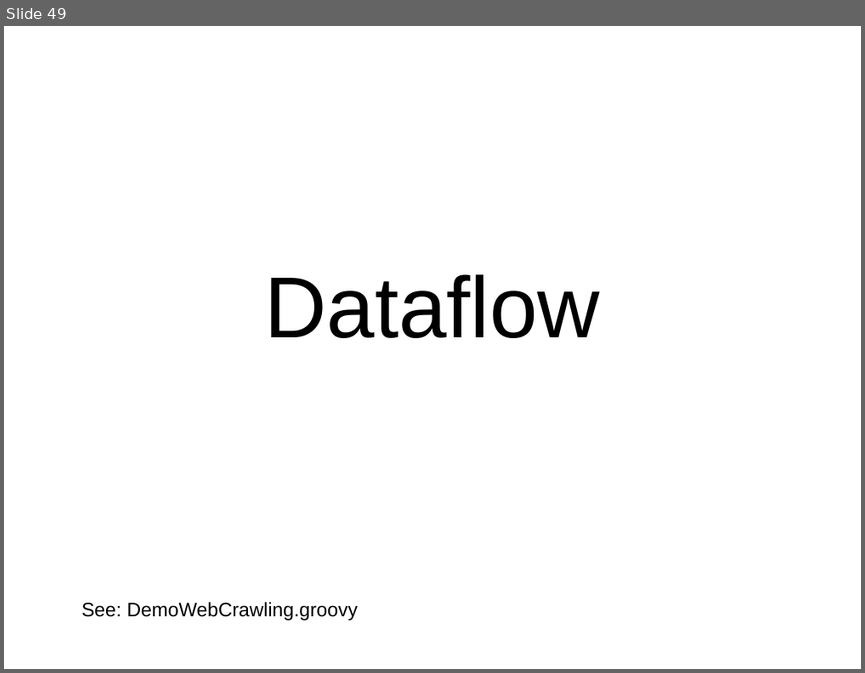
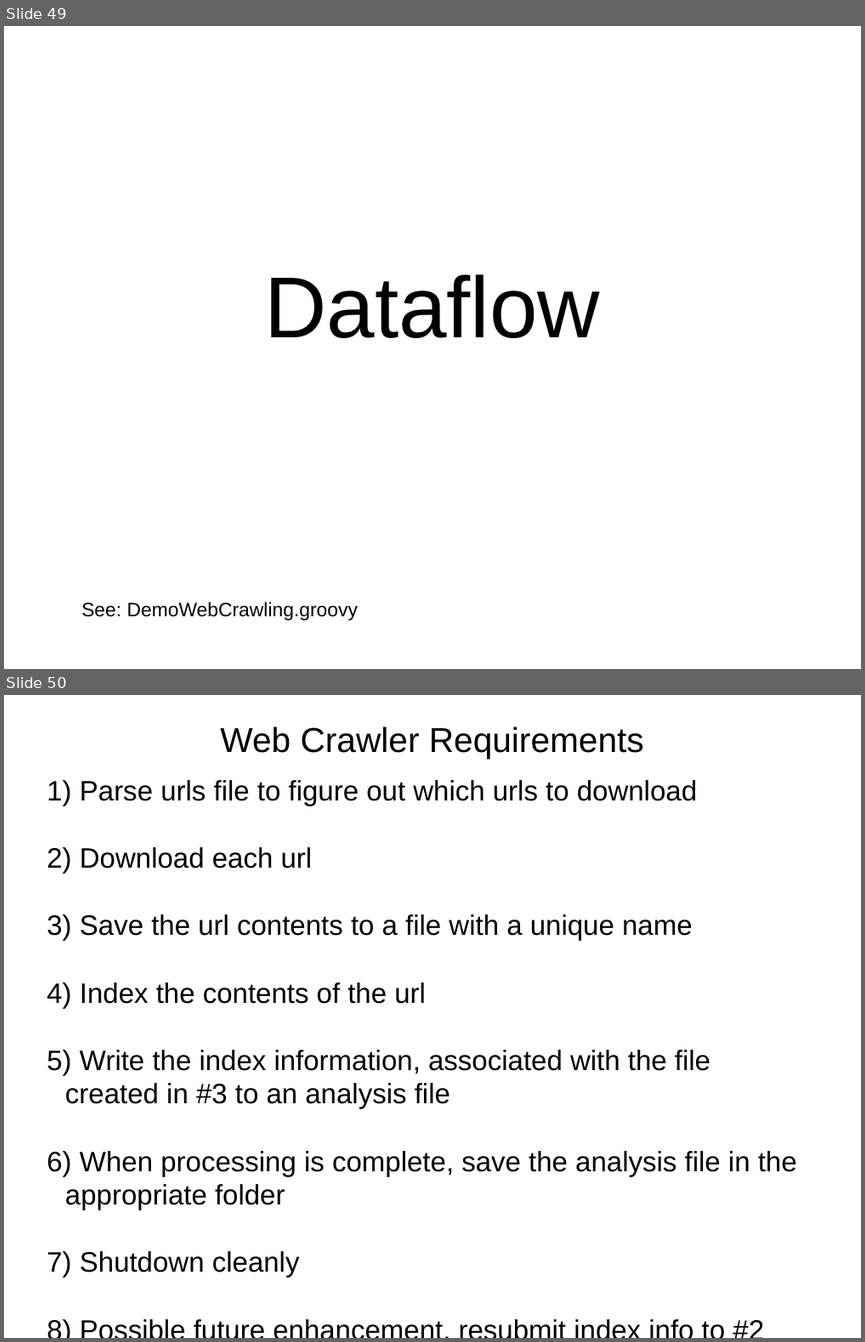
Before and after one commit to dwclark/GroovyThreading, a slide deck: presentation/groovy_gpars.odp. Shown one above the other, each under a label of ours: slide 49 before the commit, slides 49 and 50 after it. The pictures are 865x673 and 865x1342 pixels, drawn with LibreOffice and Linux fonts; fonts in the diff are those of the drawing. Boxes give left, top, right and bottom in pixels: in the first picture for what was removed or moved away, otherwise in the second. Text is boxed around its words. In the diff, an @@ line names an element or a change of style, - is before the commit and + after.

```diff
--- a/presentation/groovy_gpars.odp
+++ b/presentation/groovy_gpars.odp
@@ slide 50 added at box(4, 695, 861, 1338), background #FFFFFF @@
@@ title added at box(220, 726, 644, 759), 32 pt, text #000000 @@
+Web Crawler Requirements
@@ subtitle added at box(65, 780, 797, 1277), 26 pt, text #000000 @@
+1) Parse urls file to figure out which urls to download
+2) Download each url
+3) Save the url contents to a file with a unique name
+4) Index the contents of the url
+5) Write the index information, associated with the file created in #3 to an analysis file
+6) When processing is complete, save the analysis file in the appropriate folder
+7) Shutdown cleanly
+8) Possible future enhancement, resubmit index info to #2
```
Also in this commit, not shown: 3 other slides added, 1 slide removed, 2 other files.
